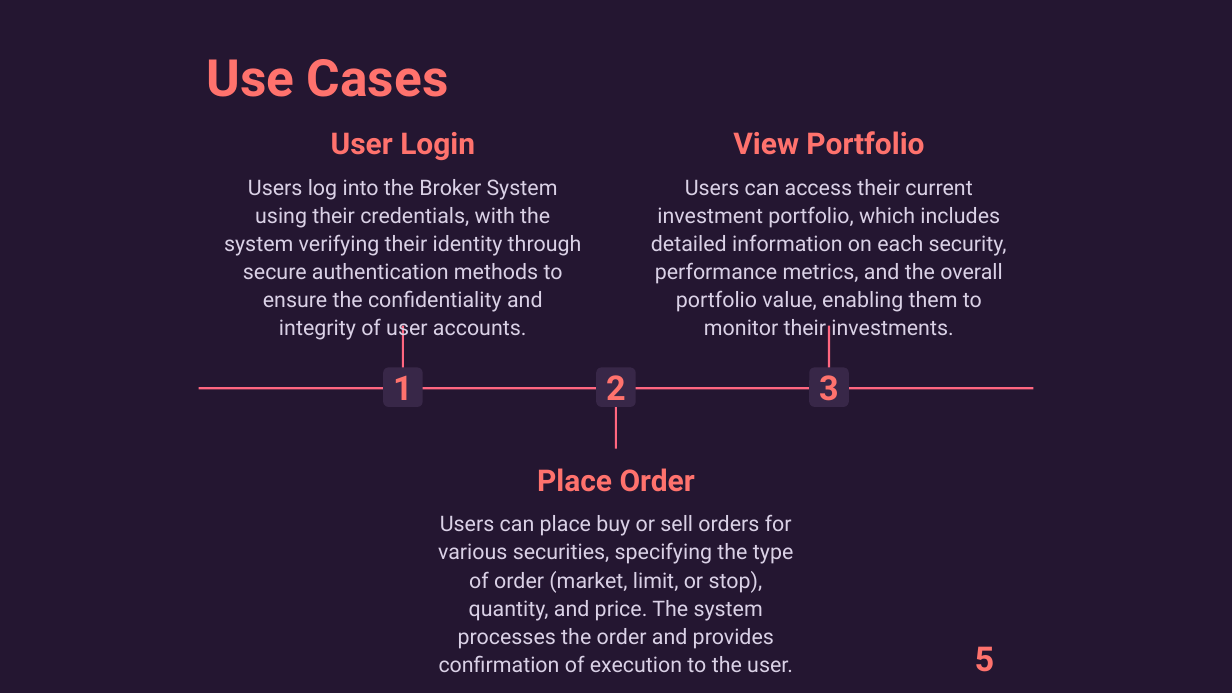
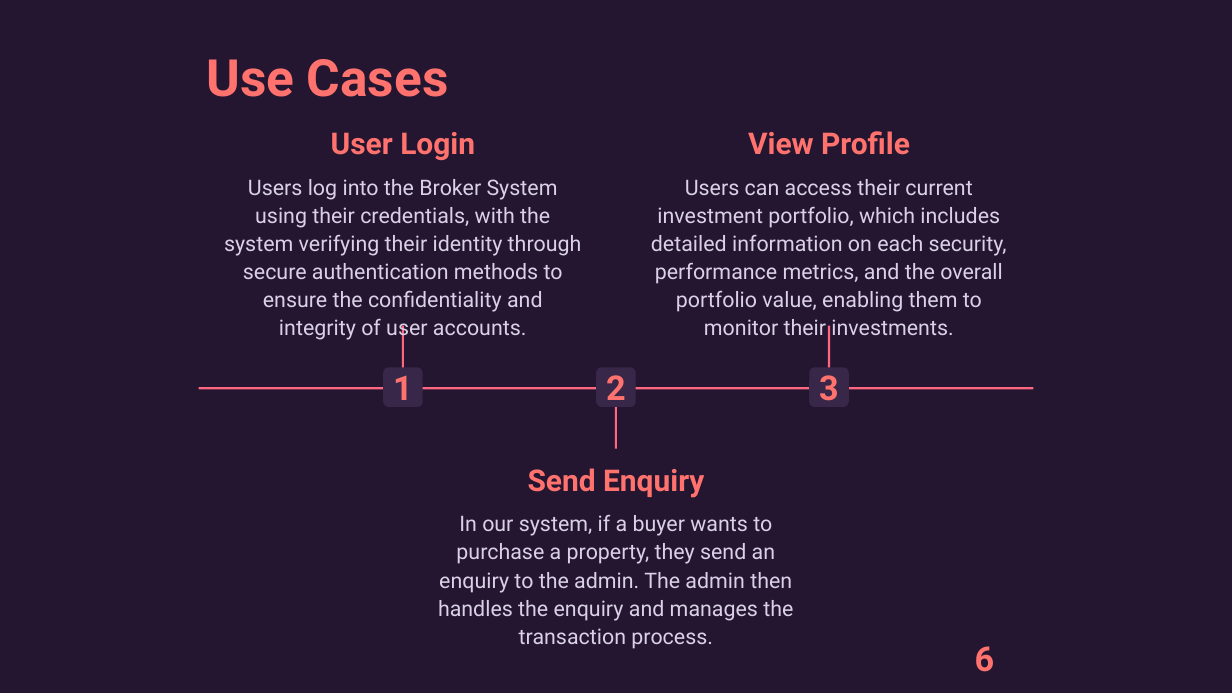
Before and after one commit to WachemoGroupTwo/Broker, a slide deck: slide 6 of geez.pptx (slide 5 before the commit). Drawn at 1232x693 pixels with LibreOffice and Linux fonts; fonts in the diff are those of the drawing; background and template pictures are left out; a plain dark background stands for a picture behind light text. Boxes give left, top, right and bottom in pixels: in the first picture for what was removed or moved away, otherwise in the second. Text is boxed around its words. In the diff, an @@ line names an element or a change of style, - is before the commit and + after.

```diff
--- a/geez.pptx
+++ b/geez.pptx
@@ text at <box>748,131,910,155</box>: text changed @@
-View Portfolio
+View Profile
@@ text at <box>528,468,704,498</box>: text changed @@
-Place Order
+Send Enquiry
@@ text at <box>438,515,793,649</box>: text changed @@
-Users can place buy or sell orders for various securities, specifying the type of order (market, limit, or stop), quantity, and price. The system processes the order and provides confirmation of execution to the user.
+In our system, if a buyer wants to purchase a property, they send an enquiry to the admin. The admin then handles the enquiry and manages the transaction process.
@@ page number at <box>975,646,995,672</box>: text changed @@
-5
+6
```
Also in this commit, not shown: 8 other slides changed, 1 slide added.
